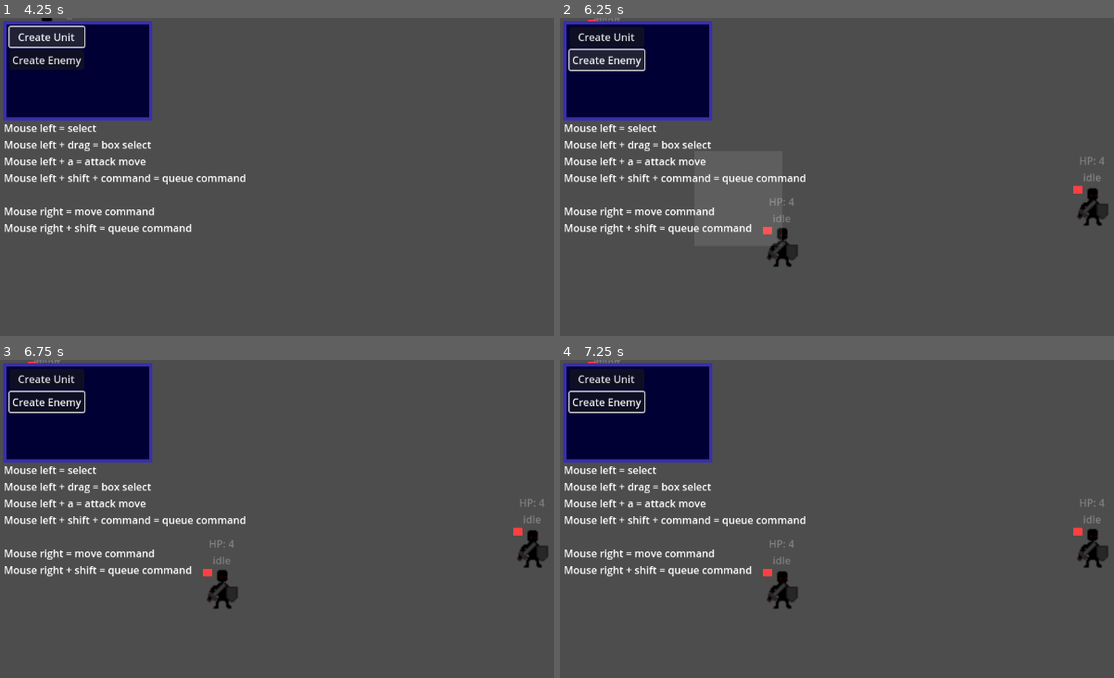
Above: before the commit, frames 1-4 (two rows, left to right).
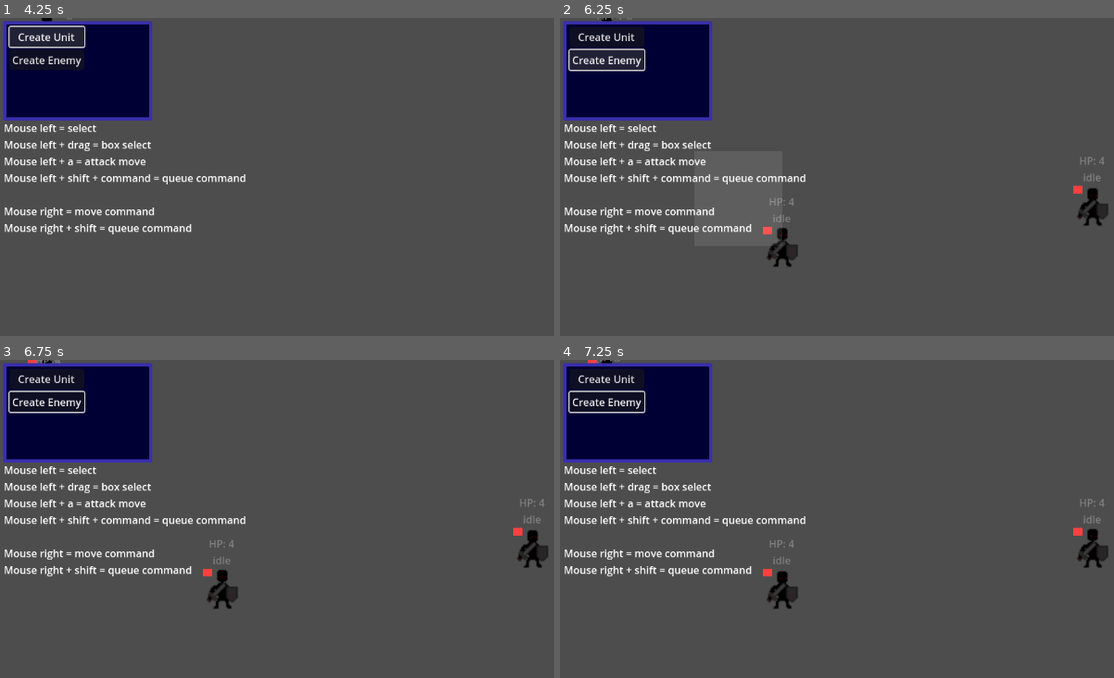
Above: after the commit, the same moments.

Repository: Matobro/skeletors
Game: Godot game, scene res://TestScene.tscn
The game is run twice, just before and just after one commit, with the same random seed, the same clock (stepped at 60 frames per second) and the same inputs.
Inputs (mouse positions are in pixels of both pictures, inside the frame that each line leads up to):
- Up to frame 1 (4.25 s): click "Create Unit" at 0.5 s; click "Create Enemy" at 1.25 s; click "Create Unit" at 2 s; click "Create Enemy" at 2.75 s; click "Create Unit" at 3.5 s
- Up to frame 2 (6.25 s): click "Create Enemy" at 4.25 s; tap Enter at 5 s; move the mouse to (1091, 205) at 5.02 s; hold A (a) 5.03-5.75 s; click (1091, 205) at 5.17 s; tap Space at 5.75 s; drag from (781, 246) to (604, 56) at 5.77 s
- Up to frame 3 (6.75 s): move the mouse to (443, 477) at 6.52 s; press the mouse at (443, 477) at 6.53 s
- Up to frame 4 (7.25 s): tap A (a) at 6.8 s

Frame 1 is identical in both runs. In frame 2, less than 0.1% of the frame differs, in the area x 5-14%, y 0-2%; in frame 3, less than 0.1%; in frame 4, less than 0.1%.

Commit message:
Added animation attackpoint to attacks

Diff:
--- a/AI/Generic/StateMachine.gd
+++ b/AI/Generic/StateMachine.gd
@@ -4,6 +4,8 @@
 
 var frame_counter := 0
 const FRAME_INTERVAL := 2
+
+var state_id: int = 0
 var state: String = ""
 var prev_state = null
 var states = {}
--- a/AI/Generic/UnitStateMachine.gd
+++ b/AI/Generic/UnitStateMachine.gd
@@ -24,6 +24,9 @@
 	### show state over unit ###
 	if parent.data != null:
 		parent.dev_state.text = str("HP: ", parent.data.stats.current_health, "\n", state)
+
+		#if parent.owner_id == 1:
+			#print(parent.attack_timer)
 	############################
 	var command = parent.get_current_command()
 
@@ -53,17 +56,36 @@
 
 		states.attacking:
 			if parent.attack_target and !parent.attack_target.dead:
+				parent.attack_anim_timer += delta
+
 				if parent.attack_timer <= 0:
+					if animation_player.animation != "attack":
+						parent.attack_anim_timer = 0.0
+						parent.attack_timer = parent.data.stats.attack_speed
+						parent.has_attacked = false
+						animation_player.play("attack")
+						print("stage 1")
+
+				if !parent.has_attacked and parent.attack_anim_timer >= parent.data.unit_model_data.animation_attack_point:
 					parent.perform_attack()
-					parent.attack_timer = parent.data.stats.attack_speed
-					animation_player.stop()
-					animation_player.play("attack")
+					parent.has_attacked = true
+					print("stage 2")
+
+				if parent.attack_anim_timer >= parent.data.unit_model_data.animation_attack_duration:
+					parent.attack_anim_timer = 0.0
+					animation_player.play("idle")
+					parent.has_attacked = false
+					print("stage 3")
 			else:
 				parent.attack_target = null
 		states.dying:
 			pass
 
 func enter_state(new_state, old_state): #mostly for animations
+	state_id += 1
+	if parent.data != null:
+		if parent.owner_id == 1:
+			print("Entering: [", new_state, "] from [", old_state, "] ", state_id)
 	match state:
 		states.idle:
 			if animation_player.sprite_frames.has_animation("idle"):
@@ -76,8 +98,6 @@
 			animation_player.play("walk")
 		states.attacking:
 			animation_player.play("idle")
-			if parent.attack_timer <= 0:
-				parent.attack_timer = 0
 		states.dying:
 			parent.set_physics_process(false)
 			parent.set_collision_layer(0)
--- a/Entities/Data/UnitController.gd
+++ b/Entities/Data/UnitController.gd
@@ -24,6 +24,8 @@
 var attack_target = null
 var possible_targets = [] #all enemies inside aggro range
 var dead: bool
+var has_attacked: bool
+var attack_anim_timer := 0.0
 var attack_timer := 0.0
 
 ### UNIT INITIALIZATION ###
@@ -59,7 +61,7 @@
 
 ### COMBAT LOGIC ###
 func _physics_process(delta):
-	if attack_timer > 0:
+	if attack_timer >= 0:
 		attack_timer -= delta
 
 func perform_attack():
--- a/Entities/Data/UnitModelData.gd
+++ b/Entities/Data/UnitModelData.gd
@@ -5,3 +5,5 @@
 @export var sprite_frames: SpriteFrames
 @export var offset: Vector2
 @export var scale: Vector2 = Vector2.ONE
+@export var animation_attack_point: float = 0.0
+@export var animation_attack_duration: float = 0.0
--- a/Entities/Units/TestUnit/Test_Unit_Model_Data.tres
+++ b/Entities/Units/TestUnit/Test_Unit_Model_Data.tres
@@ -8,4 +8,6 @@
 sprite_frames = ExtResource("2_jyn66")
 offset = Vector2(0, 0)
 scale = Vector2(2, 2)
+animation_attack_point = 0.5
+animation_attack_duration = 2.0
 metadata/_custom_type_script = "uid://dq4e1yj8njkif"
